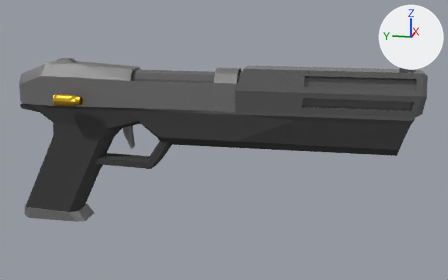
The Blender file Assets/weapons/10mm/auto-10.blend: old version first, new version second.
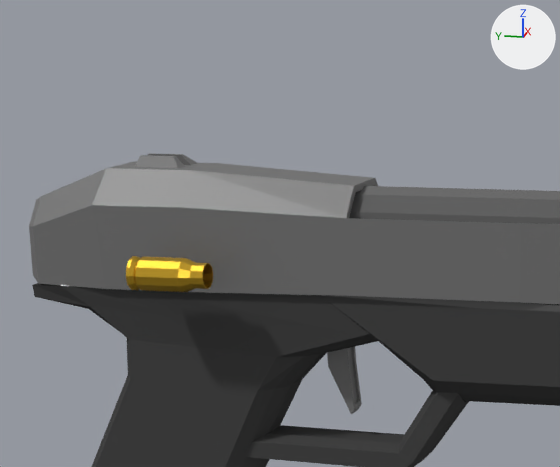
There are two pictures of each version: one whole from a 50 mm lens placed at (-20.09, -2.22, 3.08), pointed at (-0.14, 1.76, -1.9), one close up on the part from 2% to 46% of the width and 2% to 60% of the height. Arrows for +X, +Y and +Z are at upper right; the lights stay in place.

Objects in the first close-up: 'gun', 'shell'.
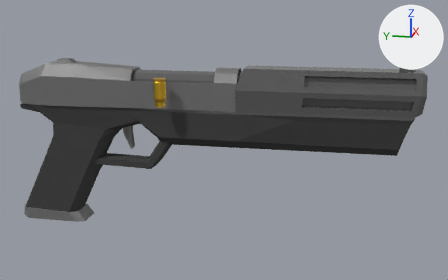
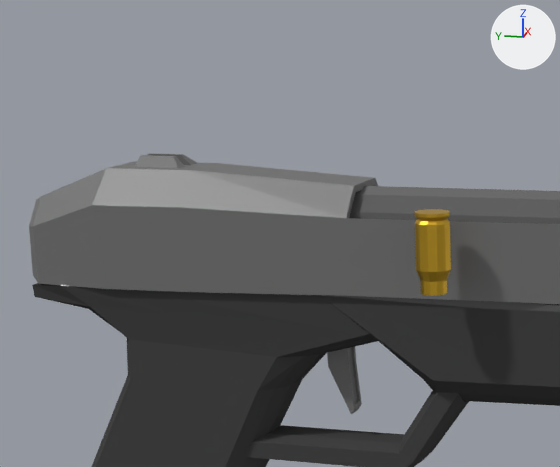
The newer file is also turned or shifted as a whole; pictures and numbers use the older file's frame.

Changed parts and their boxes (x1, y1, x2, y2) in the close-ups (560 x 467 px):
```json
{"object": "shell", "change": "moved, turned", "before": [126, 256, 213, 292], "after": [414, 209, 451, 296]}
```

The change, as JSON lines over the scene's bpy script:
```json
{"op": "set", "path": "ob_shell.location", "old": "(0.0, 6.57, -0.62)", "new": "(0.0, 3.73, -0.45)"}
{"op": "set", "path": "ob_shell.rotation_euler", "old": "(0.0, 0.0, 0.0)", "new": "(1.571, 0.0, 0.0)", "note": "degrees (0, 0, 0) -> degrees (90, 0, 0)"}
```
